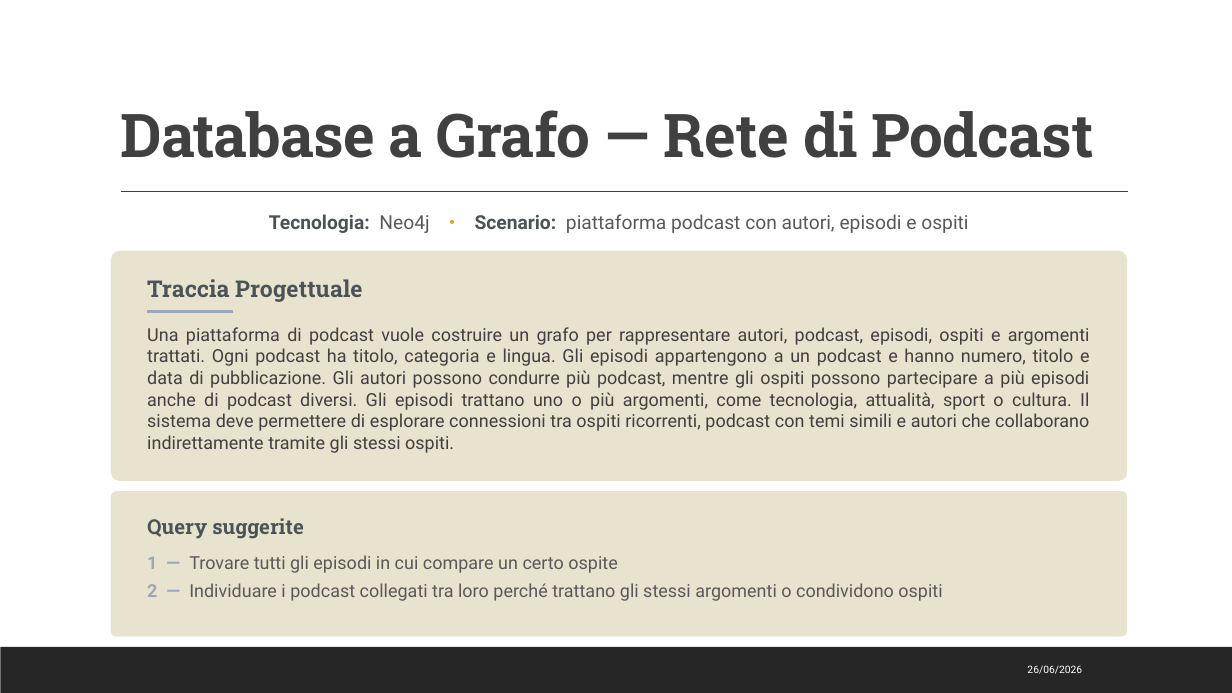
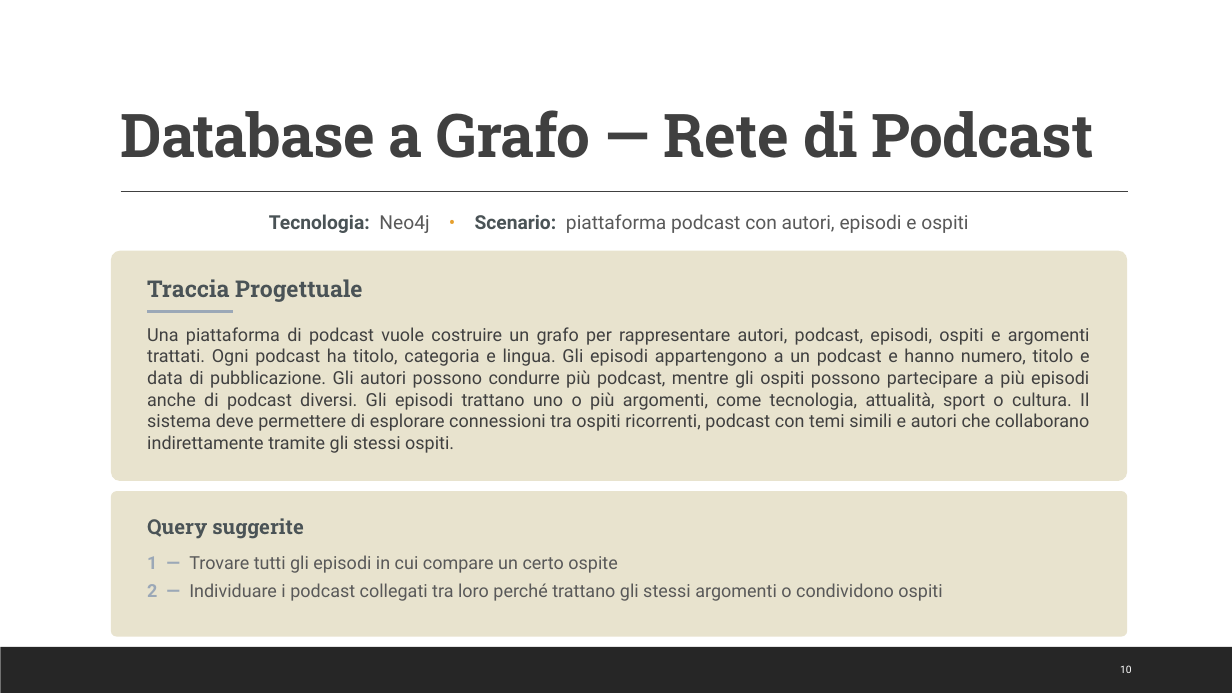
Before and after one commit to Giuseppe-De-Giorgi/unisalento-big-data-GDG-exam, a slide deck: slide 10 of Presentazione Progetto Database Multimodello.pptx. Drawn at 1232x693 pixels with LibreOffice and Linux fonts; fonts in the diff are those of the drawing. Boxes give left, top, right and bottom in pixels: in the first picture for what was removed or moved away, otherwise in the second. Text is boxed around its words. In the diff, an @@ line names an element or a change of style, - is before the commit and + after.

```diff
--- a/Presentazione Progetto Database Multimodello.pptx
+++ b/Presentazione Progetto Database Multimodello.pptx
@@ text removed at (x1=1027, y1=665, x2=1082, y2=674) @@
-26/06/2026
@@ page number added at (x1=1120, y1=665, x2=1132, y2=673), 8 pt, text #FFFFFF @@
+10
```
Also in this commit, not shown: 21 other slides changed.
